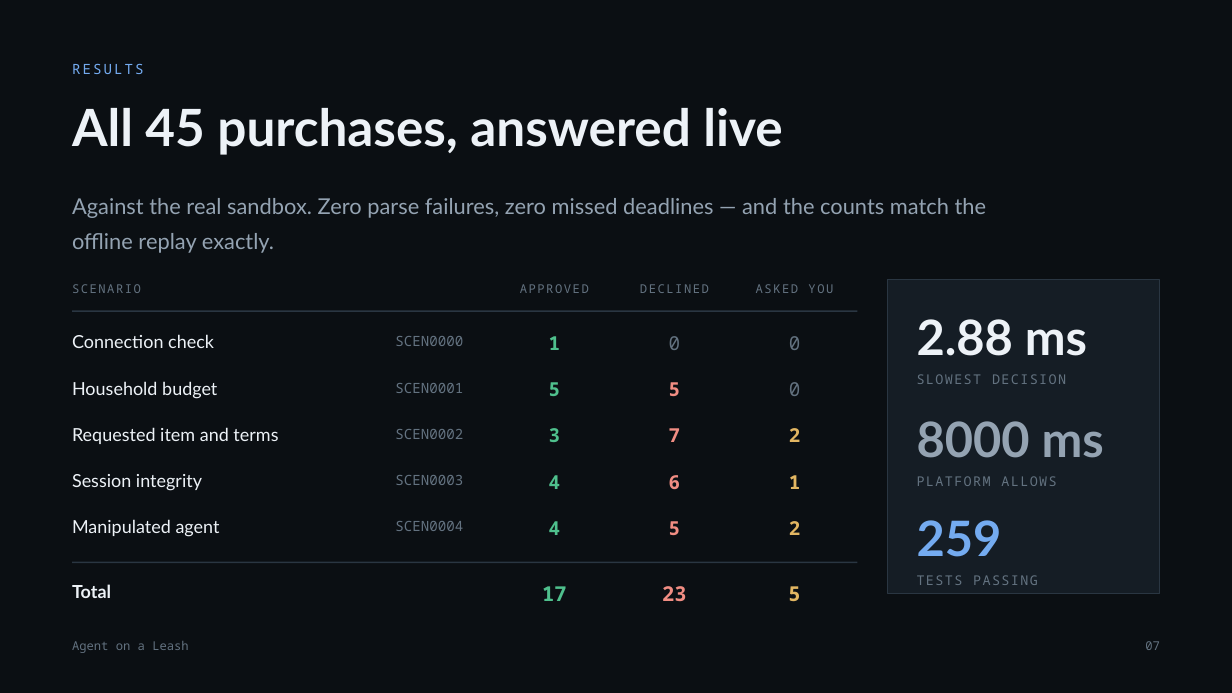
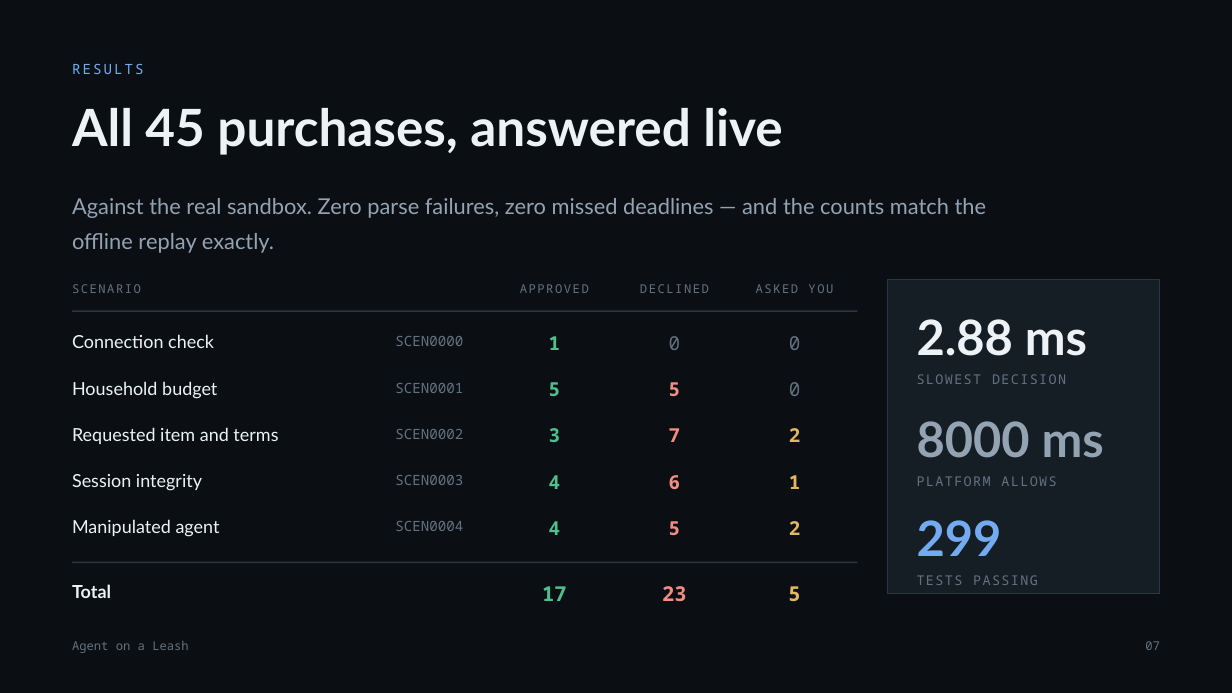
Before and after one commit to ahmadtabsho/agent-on-a-leash, a slide deck: slide 7 of deck/agent-on-a-leash.pptx. Drawn at 1232x693 pixels with LibreOffice and Linux fonts; fonts in the diff are those of the drawing. Boxes give left, top, right and bottom in pixels: in the first picture for what was removed or moved away, otherwise in the second. Text is boxed around its words. In the diff, an @@ line names an element or a change of style, - is before the commit and + after.

```diff
--- a/deck/agent-on-a-leash.pptx
+++ b/deck/agent-on-a-leash.pptx
@@ text at [917, 520, 1002, 556]: text changed @@
-259
+299
```
Also in this commit, not shown: 2 other slides changed, 1 slide added, 8 other files.
